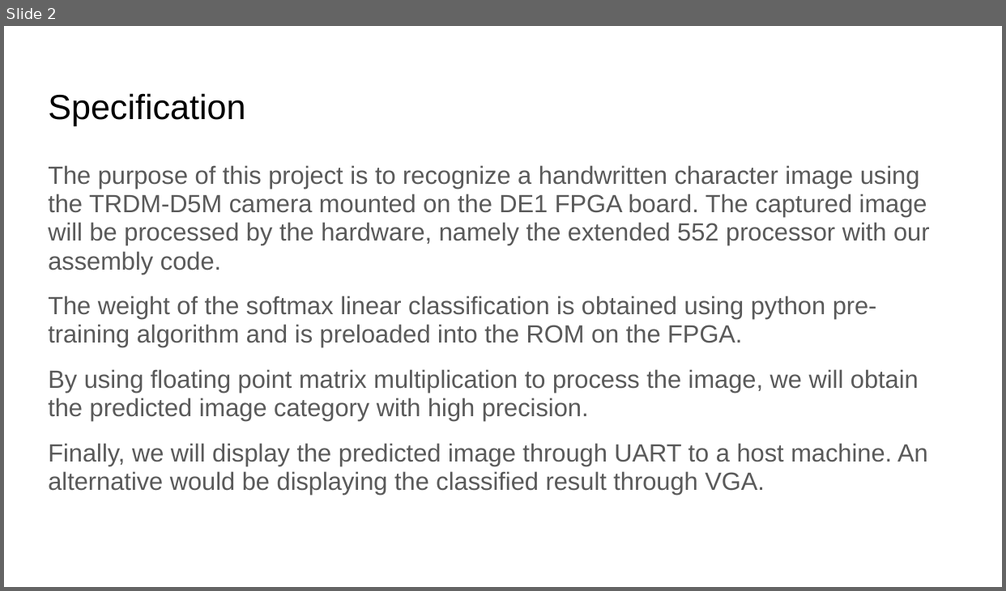
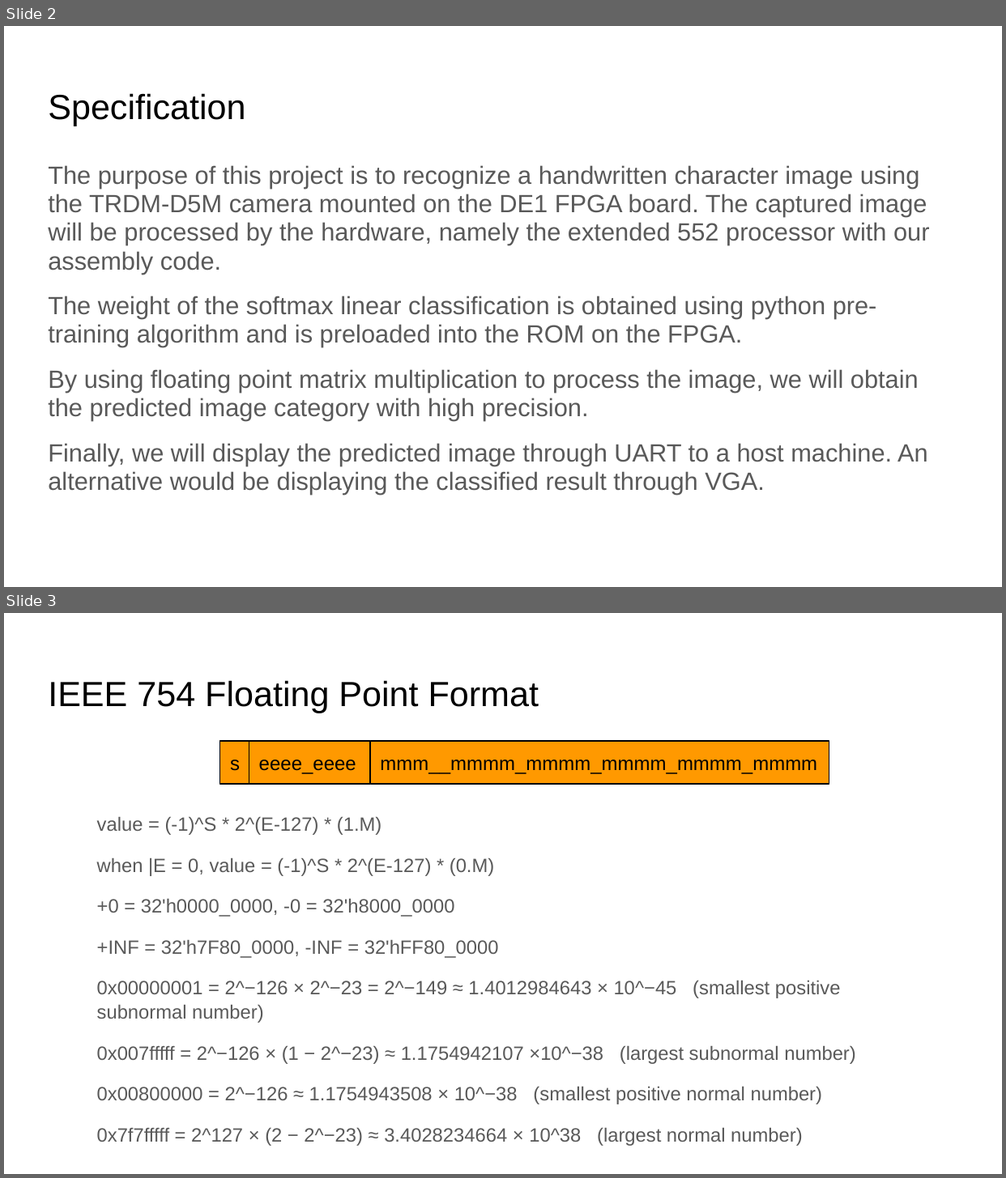
Before and after one commit to ShichenQiao/ECE554_SP23_FPGA_Handwriting_Recognition, a slide deck: Project/Specifications/block diagram.pptx. Shown one above the other, each under a label of ours: slide 2 before the commit, slides 2 and 3 after it. The pictures are 1006x591 and 1006x1178 pixels, drawn with LibreOffice and Linux fonts; fonts in the diff are those of the drawing. Boxes give left, top, right and bottom in pixels: in the first picture for what was removed or moved away, otherwise in the second. Text is boxed around its words. In the diff, an @@ line names an element or a change of style, - is before the commit and + after.

```diff
--- a/Project/Specifications/block diagram.pptx
+++ b/Project/Specifications/block diagram.pptx
@@ slide 3 added at bbox=[4, 613, 1002, 1174], background #FFFFFF @@
@@ title added at bbox=[48, 680, 539, 713], 25.2 pt, text #000000 @@
+IEEE 754 Floating Point Format
@@ rectangle added at bbox=[220, 741, 249, 784], fill #FF9900, outline #000000 0.75 pt, 14 pt, text #000000 @@
+s
@@ rectangle added at bbox=[249, 741, 370, 784], fill #FF9900, outline #000000 0.75 pt, 14 pt, text #000000 @@
+eeee_eeee
@@ rectangle added at bbox=[370, 741, 829, 784], fill #FF9900, outline #000000 0.75 pt, 14 pt, text #000000 @@
+mmm__mmmm_mmmm_mmmm_mmmm_mmmm
@@ text added at bbox=[97, 817, 855, 1146], 13.9 pt, text #595959 @@
+value = (-1)^S * 2^(E-127) * (1.M)
+when |E = 0, value = (-1)^S * 2^(E-127) * (0.M)
++0 = 32'h0000_0000, -0 = 32'h8000_0000
++INF = 32'h7F80_0000, -INF = 32'hFF80_0000
+0x00000001 = 2^−126 × 2^−23 = 2^−149 ≈ 1.4012984643 × 10^−45 (smallest positive subnormal number)
+0x007fffff = 2^−126 × (1 − 2^−23) ≈ 1.1754942107 ×10^−38 (largest subnormal number)
+0x00800000 = 2^−126 ≈ 1.1754943508 × 10^−38 (smallest positive normal number)
+0x7f7fffff = 2^127 × (2 − 2^−23) ≈ 3.4028234664 × 10^38 (largest normal number)
```
Also in this commit, not shown: 10 slides changed, 3 other slides added, 5 other files.
